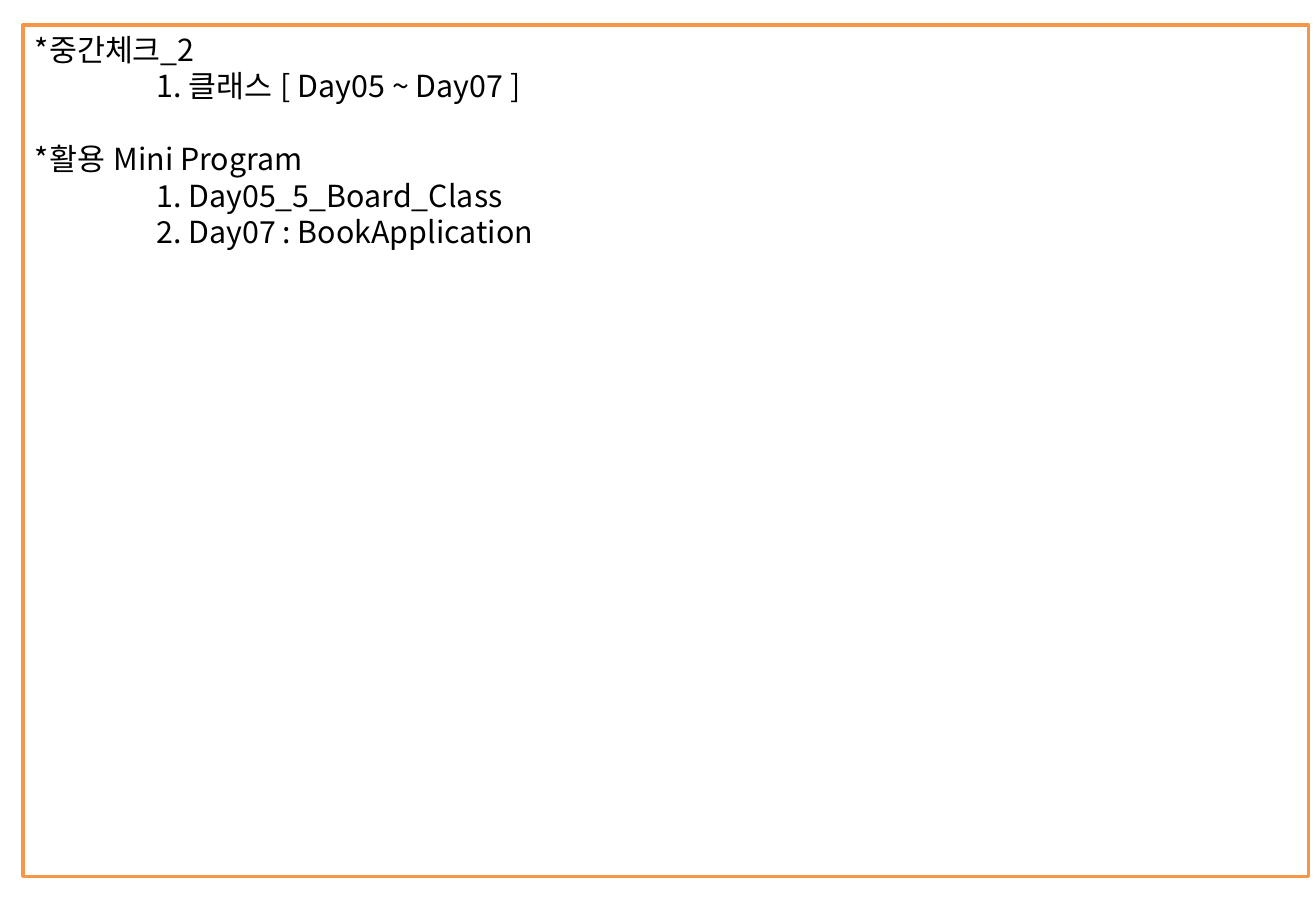
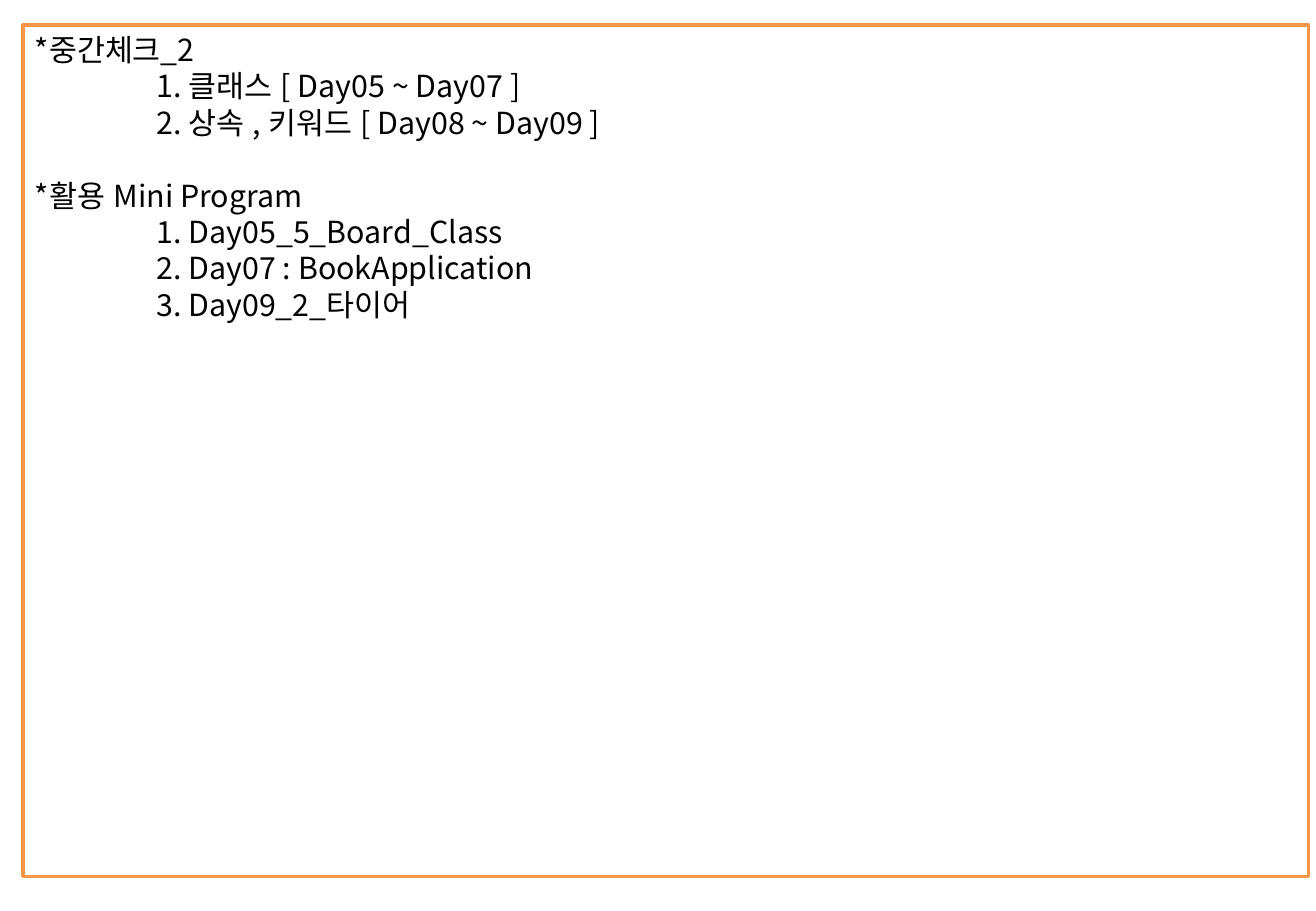
Before and after one commit to kth0027/ezen_kth, a slide deck: slide 21 of Study_Revise/JAVA-PPT/JAVA정리.pptx (slide 12 before the commit). Drawn at 1316x911 pixels with LibreOffice and Linux fonts; fonts in the diff are those of the drawing. Boxes give left, top, right and bottom in pixels: in the first picture for what was removed or moved away, otherwise in the second. Text is boxed around its words. In the diff, an @@ line names an element or a change of style, - is before the commit and + after.

```diff
--- a/Study_Revise/JAVA-PPT/JAVA정리.pptx
+++ b/Study_Revise/JAVA-PPT/JAVA정리.pptx
@@ text in rectangle at [156, 103, 582, 141]: paragraph added @@
+2. 상속 , 키워드 [ Day08 ~ Day09 ]
@@ text in rectangle at [156, 285, 410, 323]: paragraph added @@
+3. Day09_2_타이어
```
Also in this commit, not shown: 2 other slides changed, 15 slides added, 1 other file.
